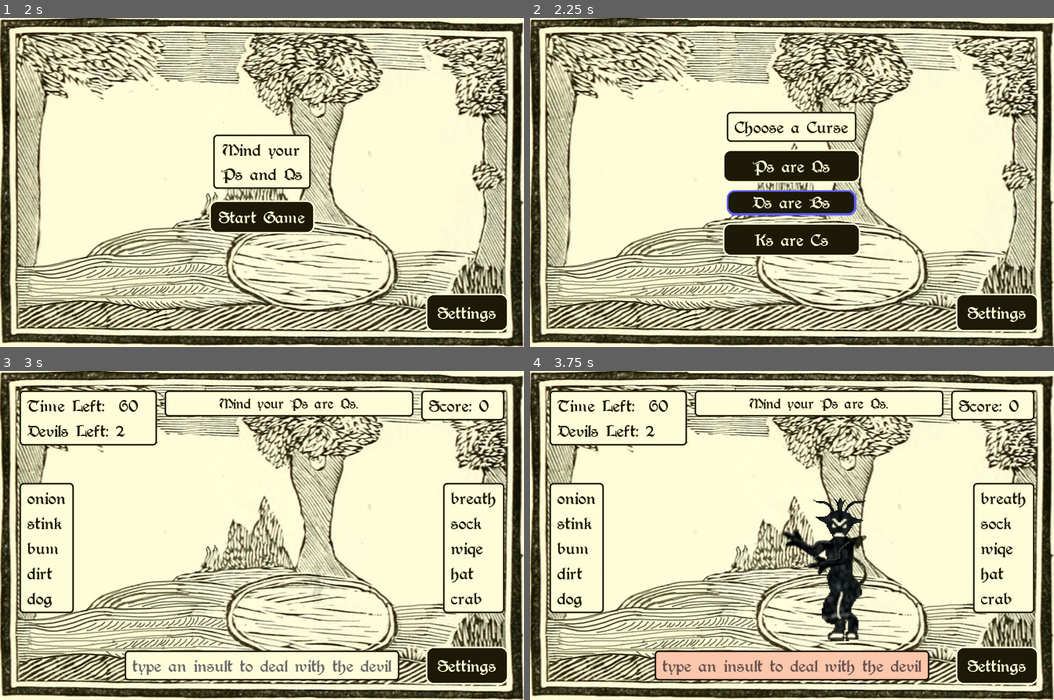
Above: before the commit, frames 1-4 (two rows, left to right).
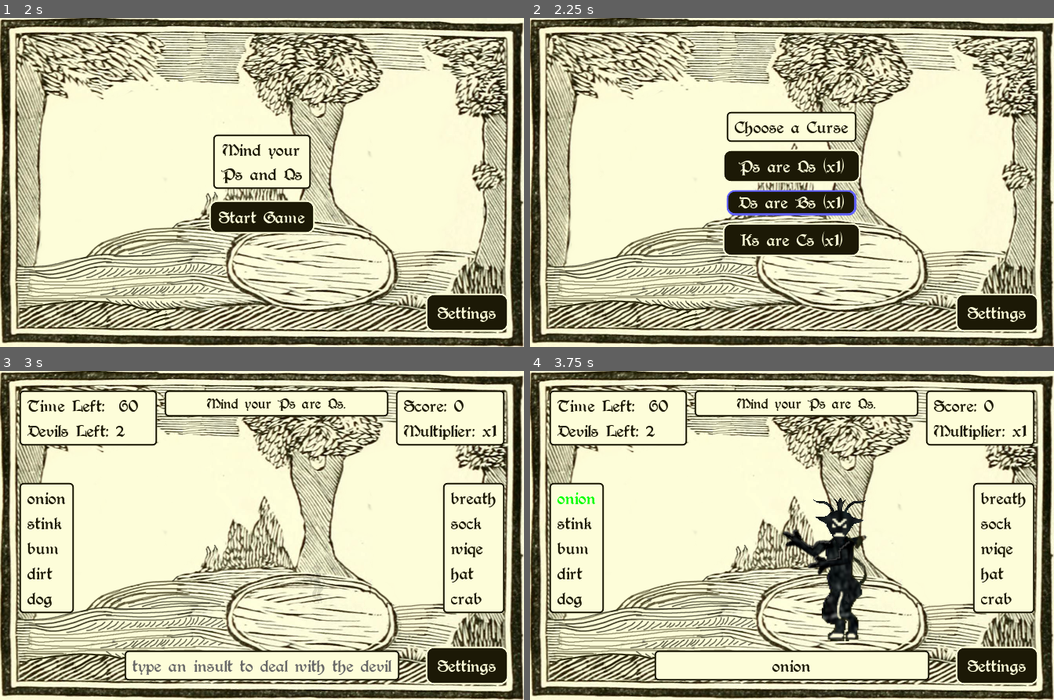
Above: after the commit, the same moments.

Repository: hoodscott/psareqs
Game: Godot game, scene res://scenes/Game.tscn
The game is run twice, just before and just after one commit, with the same random seed, the same clock (stepped at 60 frames per second) and the same inputs. Sound files missing from this copy of the repository are replaced by a short silence.
Inputs:
- Up to frame 1 (2 s): click "Settings" at 0.5 s; click "Restart" at 1.25 s
- Up to frame 2 (2.25 s): click "Start Game" at 2 s
- Up to frame 3 (3 s): click "Ps are Qs" (after the commit: "Ps are Qs (x1)") at 2.75 s
- Up to frame 4 (3.75 s): tap Enter at 3.5 s; hold Right (ui_right) from 3.53 s (still down); tap Z at 3.6 s

Frame 1 is identical in both runs. In frame 2, 1.1% of the frame differs, in the area x 39-60%, y 42-70%; in frame 3, 2.0%; in frame 4, 6.3%, in the area x 5-97%, y 5-94%.

Commit message:
Adds score multiplier

Diff:
--- a/scenes/Game.gd
+++ b/scenes/Game.gd
@@ -5,7 +5,7 @@
 const NUM_DEVILS := 2 # per round
 const GAME_LENGTH := 60 # in seconds
 
-const CHEATING := false
+const CHEATING := true
 
 enum GAMESTATE {
   CURSE_CHOICE = 0,
@@ -56,6 +56,7 @@
 
   player.add_curse(curses.get_option(player.round_num, index))
   show_rules()
+  show_multiplier()
 
   start_round()
 
@@ -266,7 +267,8 @@
 
 
 func _on_devil_died() -> void:
-  player.score_add()
+  var score = UI.get_seconds_left() * curses.calc_curse_multiplier(player.curses)
+  player.score_add(score)
   UI.update_score(player.score)
 
   if player.decr_devils() == 0:
@@ -290,3 +292,7 @@
   for curse in player.curses:
     curse_descs.append(curses.get_description(curse))
   UI.update_rules(curse_descs)
+
+
+func show_multiplier() -> void:
+  UI.update_multiplier(curses.calc_curse_multiplier(player.curses))
--- a/scenes/class/curses.gd
+++ b/scenes/class/curses.gd
@@ -20,14 +20,36 @@
 const _curse_descriptions = [
   "Ps are Qs", "Ds are Bs", "vowels are shifted (a>e>i>o>u>a)",
   "words are alphabetised", "words are reversed", "UNIMPLEMENTED",
-  "words are jumbled",  "letters are rot13 (a>m>a, b>n>b)",
+  "words are jumbled",  "words are ciphered using rot13 (a>m>a, b>n>b)",
   "letters are shifted (a>b>c>...)", "letters are shifted backwards (c>b>a>z>...)",
   "vowels are all E", "Ks are Cs", "vowels are all Y"
  ]
+var _curse_multipliers = {
+  # letter swap
+  CURSE.PQ: 1,
+  CURSE.DB: 1,
+  CURSE.KC: 1,
+
+  # vowel change easy
+  CURSE.VOWEL: 2,
+  # vowel change hard
+  CURSE.ALLE: 3,
+  CURSE.ALLY: 3,
+
+  # word reorder easy
+  CURSE.REVERSE: 2,
+  # word reoder medium
+  CURSE.ROT1: 4,
+  CURSE.ROT1NEG: 4,
+  CURSE.JUMBLE: 4,
+  CURSE.ALPHA: 4,
+  # word reorder hard
+  CURSE.ROT13: 16,
+ }
 var _curse_options := [
   [CURSE.PQ, CURSE.DB, CURSE.KC], # letter swaps
   [CURSE.VOWEL, CURSE.ALLE, CURSE.ALLY], # vowel changes
-  [CURSE.REVERSE, CURSE.JUMBLE, CURSE.ALPHA, CURSE.ROT1, CURSE.ROT1NEG], # reorder
+  [CURSE.REVERSE, CURSE.JUMBLE, CURSE.ALPHA, CURSE.ROT1, CURSE.ROT1NEG, CURSE.ROT13], # reorder
  ]
 var num_rounds = _curse_options.size()
 
@@ -70,16 +92,27 @@
 
 
 func get_round_description(current_round: int, index: int) -> String:
-  return _curse_descriptions[_curse_options[current_round][index]]
+  var text = _curse_descriptions[_curse_options[current_round][index]]
+  text += " (x%s)" % _curse_multipliers[_curse_options[current_round][index]]
+  return text
 
 
 func get_option(current_round: int, index: int) -> int:
   return _curse_options[current_round][index]
 
 
-func shuffle_curse_options():
+func shuffle_curse_options() -> void:
   for i in _curse_options:
     i.shuffle()
+
+
+func calc_curse_multiplier(curses) -> int:
+  var mult = 1
+
+  for curse in curses:
+    mult *= _curse_multipliers[curse]
+
+  return mult
 
 
 func _reverse(s: String) -> String:
--- a/scenes/class/player.gd
+++ b/scenes/class/player.gd
@@ -46,8 +46,8 @@
   return round_num
 
 
-func score_add() -> void:
-  score += 1 * curses.size()
+func score_add(value := 1) -> void:
+  score += value
 
 
 func decr_devils() -> int:
--- a/scenes/ui/UI.gd
+++ b/scenes/ui/UI.gd
@@ -33,7 +33,8 @@
 onready var _Clock := $GameMargin/GameContainer/Top/TopLeft/PanelContainer/VBoxContainer/Clock
 onready var _Devils :=$GameMargin/GameContainer/Top/TopLeft/PanelContainer/VBoxContainer/Devils
 onready var _Rules := $GameMargin/GameContainer/Top/TopMid/RulesPanel/Rules
-onready var _Score := $GameMargin/GameContainer/Top/TopRight/PanelContainer/Score
+onready var _Score := $GameMargin/GameContainer/Top/TopRight/PanelContainer/VBoxContainer/Score
+onready var _Multiplier := $GameMargin/GameContainer/Top/TopRight/PanelContainer/VBoxContainer/Multiplier
 onready var _PrefixList := $GameMargin/GameContainer/Fragments/VBoxContainer2/PanelContainer/Prefixes
 onready var _SuffixList := $GameMargin/GameContainer/Fragments/VBoxContainer/PanelContainer/Suffixes
 onready var _Typed := $GameMargin/GameContainer/Bottom/PanelContainer/Typed
@@ -133,6 +134,10 @@
     emit_signal("game_ended")
 
 
+func get_seconds_left() -> int:
+  return int(_time_remaining)
+
+
 func incorrect_letter(_letter: String) -> void:
   AudioManager.play_incorrect_letter()
   _Animations.play("incorrect")
@@ -150,6 +155,10 @@
 
 func update_score(score: int) -> void:
   _Score.text = "Score: %d" % score
+
+
+func update_multiplier(mult: int) -> void:
+  _Multiplier.text = "Multiplier: x%d" % mult
 
 
 func update_devils(devil_count: int) -> void:
@@ -242,10 +251,10 @@
 
 func _on_SettingsButton_pressed() -> void:
   AudioManager.play_button_press()
-  toggle_settings()
-
-
-func toggle_settings() -> void:
+  _toggle_settings()
+
+
+func _toggle_settings() -> void:
   if _settings_open:
     _SettingsButton.text = "Settings"
     _GameTimer.set_paused(false)
@@ -320,7 +329,7 @@
 
 func _on_RestartButton_pressed() -> void:
   AudioManager.play_button_press()
-  toggle_settings()
+  _toggle_settings()
   emit_signal("game_restarted")
 
 
--- a/scenes/ui/UI.tscn
+++ b/scenes/ui/UI.tscn
@@ -164,19 +164,19 @@
 
 [node name="TopMid" type="VBoxContainer" parent="GameMargin/GameContainer/Top"]
 margin_left = 185.0
-margin_right = 488.0
+margin_right = 464.0
 margin_bottom = 70.0
 size_flags_horizontal = 3
 size_flags_stretch_ratio = 3.0
 
 [node name="RulesPanel" type="PanelContainer" parent="GameMargin/GameContainer/Top/TopMid"]
-margin_right = 303.0
+margin_right = 279.0
 margin_bottom = 59.0
 
 [node name="Rules" type="Label" parent="GameMargin/GameContainer/Top/TopMid/RulesPanel"]
 margin_left = 10.0
 margin_top = 5.0
-margin_right = 293.0
+margin_right = 269.0
 margin_bottom = 54.0
 custom_fonts/font = ExtResource( 1 )
 text = " and words are in alphabetical order, "
@@ -184,21 +184,31 @@
 autowrap = true
 
 [node name="TopRight" type="VBoxContainer" parent="GameMargin/GameContainer/Top"]
-margin_left = 498.0
+margin_left = 474.0
 margin_right = 618.0
 margin_bottom = 70.0
 size_flags_horizontal = 3
 
 [node name="PanelContainer" type="PanelContainer" parent="GameMargin/GameContainer/Top/TopRight"]
-margin_right = 120.0
-margin_bottom = 38.0
-
-[node name="Score" type="Label" parent="GameMargin/GameContainer/Top/TopRight/PanelContainer"]
-margin_left = 10.0
-margin_top = 5.0
-margin_right = 110.0
-margin_bottom = 33.0
+margin_right = 144.0
+margin_bottom = 70.0
+
+[node name="VBoxContainer" type="VBoxContainer" parent="GameMargin/GameContainer/Top/TopRight/PanelContainer"]
+margin_left = 10.0
+margin_top = 5.0
+margin_right = 134.0
+margin_bottom = 65.0
+
+[node name="Score" type="Label" parent="GameMargin/GameContainer/Top/TopRight/PanelContainer/VBoxContainer"]
+margin_right = 124.0
+margin_bottom = 28.0
 text = "Score: xxx"
+
+[node name="Multiplier" type="Label" parent="GameMargin/GameContainer/Top/TopRight/PanelContainer/VBoxContainer"]
+margin_top = 32.0
+margin_right = 124.0
+margin_bottom = 60.0
+text = "Multiplier: x2"
 
 [node name="Fragments" type="HBoxContainer" parent="GameMargin/GameContainer"]
 margin_top = 74.0
@@ -567,6 +577,7 @@
 mouse_filter = 2
 
 [node name="HelpContainer" type="PanelContainer" parent="GameMargin"]
+visible = false
 margin_left = 25.0
 margin_top = 25.0
 margin_right = 643.0
@@ -631,6 +642,7 @@
 text = "Close"
 
 [node name="CreditsContainer" type="PanelContainer" parent="GameMargin"]
+visible = false
 margin_left = 25.0
 margin_top = 25.0
 margin_right = 643.0
